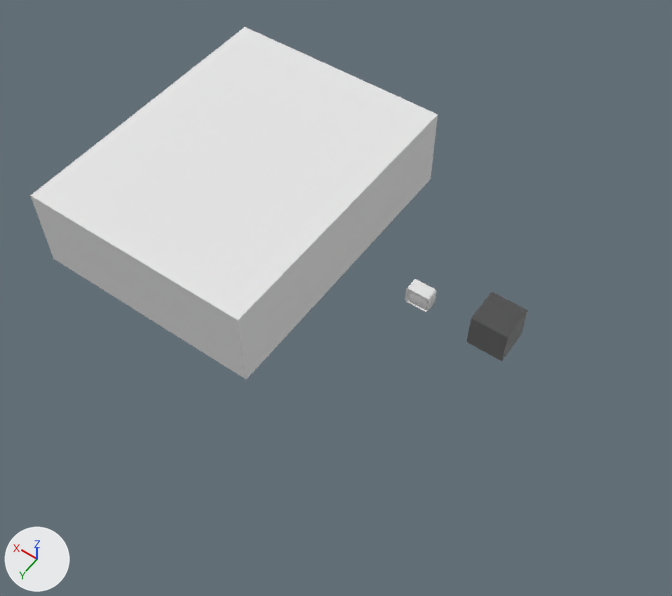
Two versions of the Blender file Blender/Assets.blend, one commit apart.
Camera for both pictures: a 50 mm camera at (-12.24, 12.98, 18.98) aimed at (-4.0, 1.45, 0.86). Arrows for +X, +Y and +Z are at lower left; the lights stay in place.

In view in the first picture: 'Cube.001', 'Room', 'Screen', 'TV'.
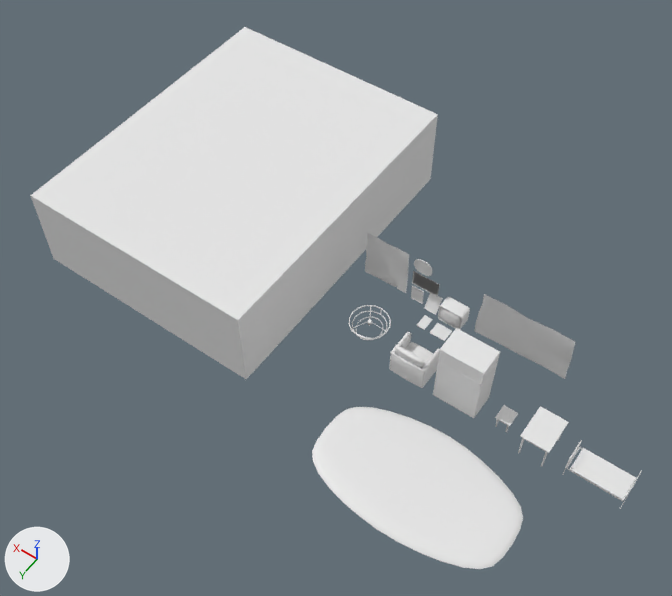
Edits to the bpy script that builds the scene:
```text
Add me_plane_011:
    me_plane_011.from_pydata([(0.004, -0.311, 0.0), (1.255, -0.311, 0.0), (0.004, 0.334, 0.0), (1.255, 0.334, 0.0), (0.004, -0.318, -0.02), (1.255, -0.318, -0.02), (0.004, -0.309, -0.047), (1.255, -0.309, -0.047), (0.004, 0.343, -0.02), (1.255, 0.343, -0.02), (0.004, 0.335, -0.047), (1.255, 0.335, -0.047)], [], [(0, 1, 3, 2), (1, 0, 4, 5), (5, 4, 6, 7), (2, 3, 9, 8), (8, 9, 11, 10)])
Remove ob_cube_001:
    ob_cube_001 = bpy.data.objects.new('Cube.001', me_cube_004)
Change ob_tv:
    ob_tv.location: (-5.45, -0.23, 0.0) -> (-6.43, -0.23, 0.0)
Change ob_screen:
    ob_screen.location: (-5.455, -0.228, -0.000217) -> (-5.455, -0.17, -0.000217)
Add ob_photoframe:
    ob_photoframe = bpy.data.objects.new('PhotoFrame', me_cube_001_1)  # 30 vertices, 23 faces; spans x -0.175..0.179, y -0.002..0.18, z -0.103..0.385
    ob_photoframe.location = (-5.82, -0.33, 0.01)
    ob_photoframe.rotation_euler = (0.549, 0.0, 0.0)  # degrees (31, 0, 0)
Add ob_photoframewallsmall:
    ob_photoframewallsmall = bpy.data.objects.new('PhotoFrameWallSmall', me_cube_007)  # 22 vertices, 18 faces; spans x -0.176..0.178, y 0.0..0.022, z 0.004..0.493
    ob_photoframewallsmall.location = (-5.34, -0.27, -0.03)
Add ob_postermedium:
    ob_postermedium = bpy.data.objects.new('PosterMedium', me_plane_001)  # 29 vertices, 16 faces; spans x -0.64..0.65, y -1.56..0.0, z -0.07..0.03
    ob_postermedium.location = (-4.37, -0.26, 0.01)
    ob_postermedium.rotation_euler = (-1.571, 0.0, 0.0)  # degrees (-90, 0, 0)
Add ob_posterlarge:
    ob_posterlarge = bpy.data.objects.new('PosterLarge', me_plane_002)  # 25 vertices, 16 faces; spans x -0.65..0.65, y -1.56..0.0, z -0.06..0.03
    ob_posterlarge.location = (-8.31, -0.26, 0.01)
    ob_posterlarge.rotation_euler = (-1.571, 0.0, 0.0)  # degrees (-90, 0, 0)
    ob_posterlarge.scale = (1.93, 1.0, 1.0)
Add ob_bookopen:
    ob_bookopen = bpy.data.objects.new('BookOpen', me_cube_008)  # 20 vertices, 18 faces; spans x -0.219..0.223, y -0.193..0.192, z 0.0..0.018
    ob_bookopen.location = (-6.39, 0.26, 0.02)
Add ob_bookclosed:
    ob_bookclosed = bpy.data.objects.new('BookClosed', me_cube_009)  # 20 vertices, 18 faces; spans x -0.121..0.111, y -0.201..0.185, z -0.006..0.03
    ob_bookclosed.location = (-5.89, 0.27, 0.03)
Add ob_photoframewallmedium:
    ob_photoframewallmedium = bpy.data.objects.new('PhotoFrameWallMedium', me_cube_010)  # 20 vertices, 16 faces; spans x -0.372..0.383, y 0.0..0.022, z -0.002..0.487
    ob_photoframewallmedium.location = (-5.54, -0.27, 0.56)
Add ob_photoframewallroundmedium:
    ob_photoframewallroundmedium = bpy.data.objects.new('PhotoFrameWallRoundMedium', me_cube_012)  # 80 vertices, 66 faces; spans x -0.259..0.261, y -0.003..0.018, z 0.003..0.492
    ob_photoframewallroundmedium.location = (-5.42, -0.26, 1.11)
Add ob_carpet:
    ob_carpet = bpy.data.objects.new('Carpet', me_plane_003)  # 127 vertices, 110 faces; spans x -2.56..2.37, y -1.47..1.4, z -0.02..0.05
    ob_carpet.location = (-8.01, 4.15, 0.0)
Add ob_armchair:
    ob_armchair = bpy.data.objects.new('Armchair', me_cube_013)  # 261 vertices, 266 faces; spans x -0.478..0.478, y -0.55..0.316, z -0.042..0.965
    ob_armchair.location = (-6.44, 1.7, 0.12)
Add ob_wardrobe:
    ob_wardrobe = bpy.data.objects.new('Wardrobe', me_cube_014)  # 16 vertices, 12 faces; spans x -1.0..0.124, y -0.388..0.333, z -0.063..1.358
    ob_wardrobe.location = (-7.37, 1.74, 0.27)
Add ob_wardrobetop:
    ob_wardrobetop = bpy.data.objects.new('WardrobeTop', me_cube_015)  # 22 vertices, 17 faces; spans x -1.0..0.124, y -0.388..0.333, z -0.063..0.385
    ob_wardrobetop.location = (-7.37, 1.74, 1.7)
Add ob_chandelier:
    ob_chandelier = bpy.data.objects.new('Chandelier', me_torus)  # 384 vertices, 344 faces; spans x -0.8..0.8, y -0.71..0.71, z -0.04..1.32
    ob_chandelier.location = (-5.13, 1.64, 0.7)
    ob_chandelier.scale = (0.64, 0.72, 0.6)
Add ob_chair:
    ob_chair = bpy.data.objects.new('Chair', me_cube_017)  # 72 vertices, 38 faces; spans x -0.213..0.17, y -0.193..0.213, z 0.07..0.494
    ob_chair.location = (-8.98, 1.71, 0.01)
Add ob_table:
    ob_table = bpy.data.objects.new('Table', me_cube_018)  # 72 vertices, 34 faces; spans x -0.351..0.363, y -0.469..0.475, z -0.001..0.796
    ob_table.location = (-9.91, 1.72, 0.01)
Add ob_bedmattress:
    ob_bedmattress = bpy.data.objects.new('BedMattress', me_plane_011)
    ob_bedmattress.parent = ob_bed
    ob_bedmattress.location = (-12.06, 1.71, 0.4)
Add ob_bed:
    ob_bed = bpy.data.objects.new('Bed', me_cube_022)  # 1748 vertices, 1702 faces; spans x -0.563..0.87, y -0.339..0.339, z 0.005..0.822
    ob_bed.location = (-11.55, 1.72, 0.01)
```

Pixel boxes [x1, y1, x2, y2] of what changed, in the pictures (672 x 596 px):
'Carpet', added
    after: [312, 407, 523, 569]
'PosterLarge', added
    after: [474, 294, 575, 379]
'Cube.001', deleted
    before: [467, 292, 528, 361]
'WardrobeTop', added
    after: [438, 328, 500, 385]
'Wardrobe', added
    after: [433, 361, 497, 418]
'PosterMedium', added
    after: [365, 233, 409, 293]
'Armchair', added
    after: [389, 332, 440, 388]
'BedMattress', added
    after: [571, 448, 636, 500]
'Table', added
    after: [518, 406, 569, 467]
'TV', moved
    before: [405, 279, 437, 312]
    after: [438, 297, 470, 330]
'Screen', moved
    before: [408, 290, 427, 309]
    after: [441, 308, 460, 327]
'PhotoFrameWallMedium', added
    after: [412, 271, 439, 297]
'Chandelier', added
    after: [349, 305, 391, 340]
'Chair', added
    after: [495, 405, 518, 432]
'Bed', added
    after: [562, 440, 642, 509]
'PhotoFrame', added
    after: [424, 293, 443, 315]
'BookOpen', added
    after: [430, 323, 452, 341]
'PhotoFrameWallRoundMedium', added
    after: [414, 259, 432, 276]
'PhotoFrameWallSmall', added
    after: [411, 286, 424, 304]
'BookClosed', added
    after: [417, 315, 432, 330]
